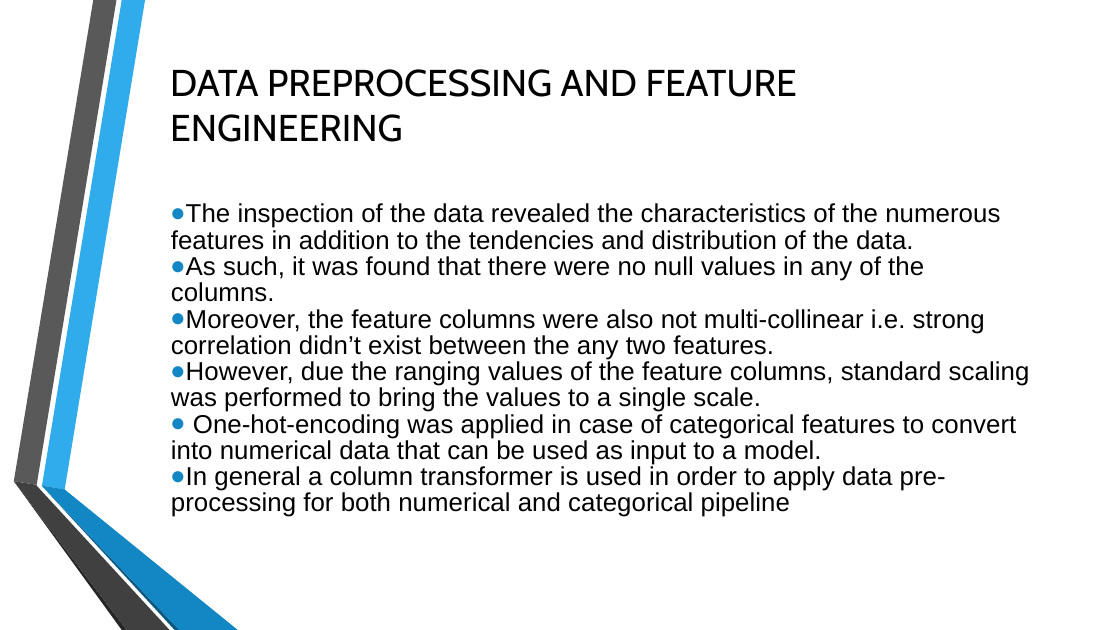
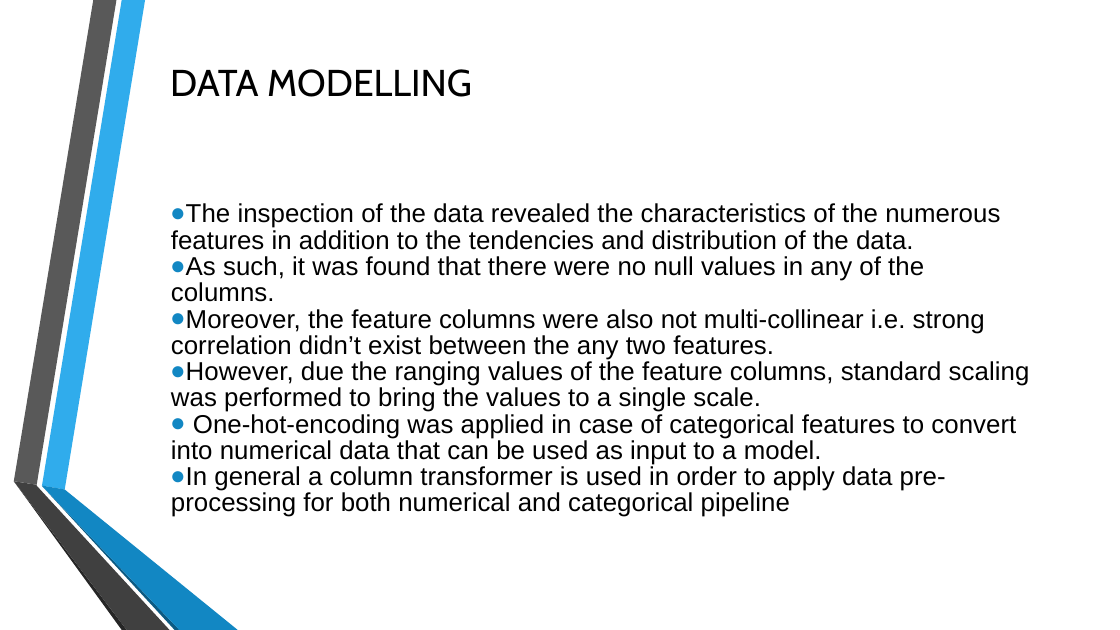
Before and after one commit to krishnan5307/Amazon-sales-data-analytics, a slide deck: slide 4 of Final_Project_Report_amazon_sale_data_analytics.pptx. Drawn at 1120x630 pixels with LibreOffice and Linux fonts; fonts in the diff are those of the drawing; background and template pictures are left out. Boxes give left, top, right and bottom in pixels: in the first picture for what was removed or moved away, otherwise in the second. Text is boxed around its words. In the diff, an @@ line names an element or a change of style, - is before the commit and + after.

Commit message:
updating ppt

```diff
--- a/Final_Project_Report_amazon_sale_data_analytics.pptx
+++ b/Final_Project_Report_amazon_sale_data_analytics.pptx
@@ title at <box>170,69,472,97</box>: text changed @@
-DATA PREPROCESSING AND FEATURE ENGINEERING
+DATA MODELLING
```
Also in this commit, not shown: 5 other slides changed, 2 slides added, 1 slide removed.
